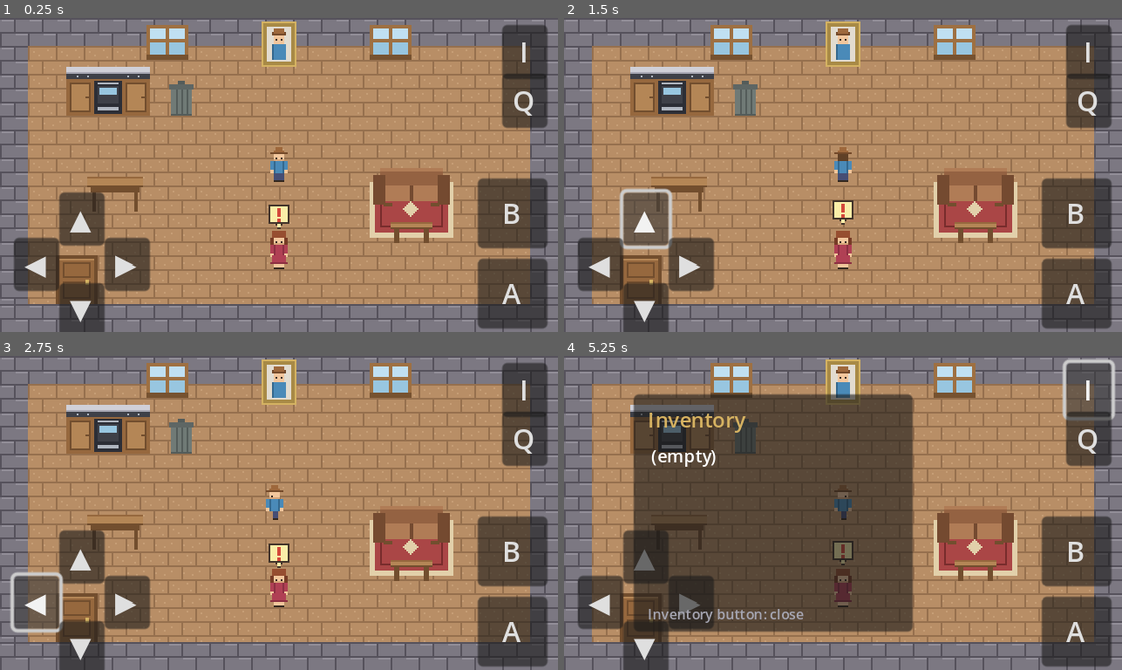
Above: before the commit, frames 1-4 (two rows, left to right).
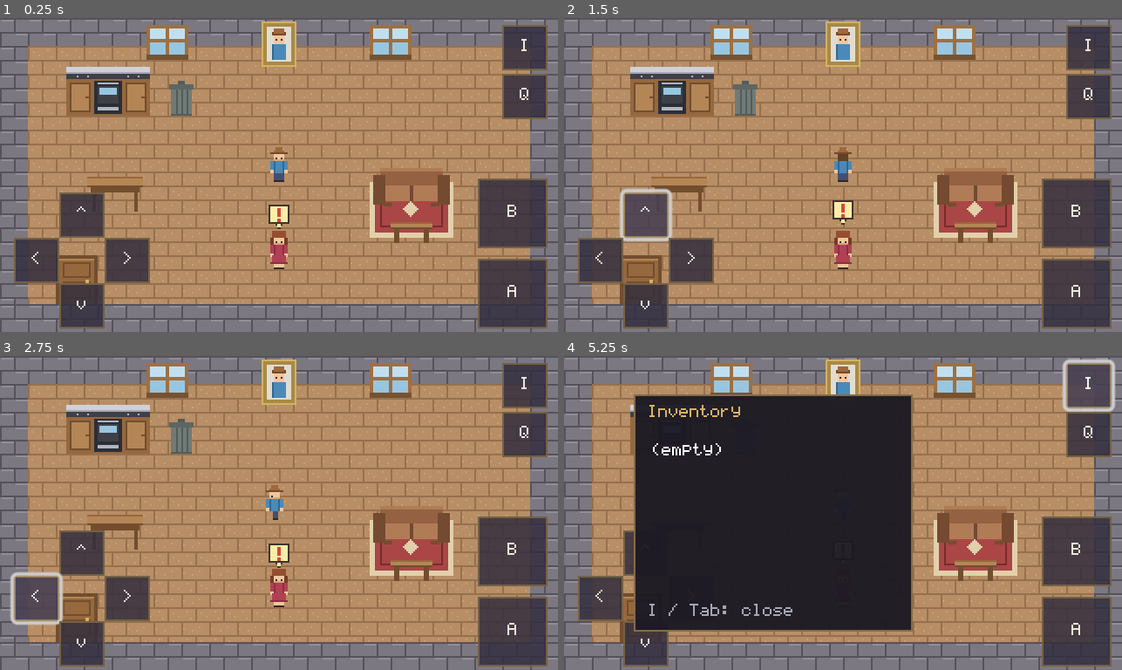
Above: after the commit, the same moments.

Repository: RoMi-Projects/story-game
Game: Godot game, scene res://scenes/House.tscn
Same seed, same stepped clock (60 frames per second), same inputs: the game is played once before the commit and once after it.
Inputs:
- Up to frame 1 (0.25 s): no input
- Up to frame 2 (1.5 s): click "▼" (after the commit: "v") at 0.5 s; click "▲" (after the commit: "^") at 1.25 s
- Up to frame 3 (2.75 s): click "◀" (after the commit: "<") at 2 s
- Up to frame 4 (5.25 s): click "▶" (after the commit: ">") at 2.75 s; click "A" at 3.5 s; click "B" at 4.25 s; click "I" at 5 s

The runs differ from the first frame. In frame 1, 3.4% of the frame differs, in the area x 2-99%, y 2-100%; in frame 2, 4.2%; in frame 3, 4.0%; in frame 4, 38%.

Commit message:
Merge changes through PR

Diff:
--- /dev/null
+++ b/assets/ui_theme.tres
@@ -0,0 +1,44 @@
+[gd_resource type="Theme" load_steps=7 format=3]
+
+[ext_resource type="FontFile" path="res://assets/font.fnt" id="1_font"]
+
+[sub_resource type="StyleBoxFlat" id="panel"]
+bg_color = Color(0.11, 0.1, 0.14, 0.96)
+border_width_left = 1
+border_width_top = 1
+border_width_right = 1
+border_width_bottom = 1
+border_color = Color(0.52, 0.42, 0.28, 1)
+
+[sub_resource type="StyleBoxFlat" id="button_normal"]
+bg_color = Color(0.2, 0.18, 0.24, 0.85)
+border_width_left = 1
+border_width_top = 1
+border_width_right = 1
+border_width_bottom = 1
+border_color = Color(0.45, 0.38, 0.27, 1)
+
+[sub_resource type="StyleBoxFlat" id="button_hover"]
+bg_color = Color(0.28, 0.25, 0.32, 0.9)
+border_width_left = 1
+border_width_top = 1
+border_width_right = 1
+border_width_bottom = 1
+border_color = Color(0.6, 0.5, 0.34, 1)
+
+[sub_resource type="StyleBoxFlat" id="button_pressed"]
+bg_color = Color(0.4, 0.32, 0.2, 0.95)
+border_width_left = 1
+border_width_top = 1
+border_width_right = 1
+border_width_bottom = 1
+border_color = Color(0.7, 0.58, 0.36, 1)
+
+[resource]
+default_font = ExtResource("1_font")
+default_font_size = 7
+Button/colors/font_color = Color(0.92, 0.9, 0.86, 1)
+Button/styles/hover = SubResource("button_hover")
+Button/styles/normal = SubResource("button_normal")
+Button/styles/pressed = SubResource("button_pressed")
+Panel/styles/panel = SubResource("panel")
--- a/project.godot
+++ b/project.godot
@@ -26,6 +26,10 @@
 window/size/window_height_override=720
 window/stretch/mode="canvas_items"
 window/stretch/aspect="keep"
+
+[gui]
+
+theme/custom="res://assets/ui_theme.tres"
 
 [input]
 
--- a/scenes/DialogueBox.tscn
+++ b/scenes/DialogueBox.tscn
@@ -27,7 +27,6 @@
 offset_right = 256.0
 offset_bottom = 22.0
 theme_override_colors/font_color = Color(0.84, 0.26, 0.21, 1)
-theme_override_font_sizes/font_size = 11
 text = "Desi"
 
 [node name="MessageLabel" type="Label" parent="Panel"]
@@ -36,6 +35,5 @@
 offset_top = 22.0
 offset_right = 256.0
 offset_bottom = 54.0
-theme_override_font_sizes/font_size = 9
 text = "..."
 autowrap_mode = 3
--- a/scenes/InventoryPanel.tscn
+++ b/scenes/InventoryPanel.tscn
@@ -18,7 +18,6 @@
 offset_right = 152.0
 offset_bottom = 24.0
 theme_override_colors/font_color = Color(0.84, 0.7, 0.38, 1)
-theme_override_font_sizes/font_size = 12
 text = "Inventory"
 
 [node name="Items" type="VBoxContainer" parent="Panel"]
@@ -35,5 +34,4 @@
 offset_right = 152.0
 offset_bottom = 132.0
 theme_override_colors/font_color = Color(0.65, 0.65, 0.7, 1)
-theme_override_font_sizes/font_size = 8
-text = "Inventory button: close"
+text = "I / Tab: close"
--- a/scenes/ItemPopup.tscn
+++ b/scenes/ItemPopup.tscn
@@ -6,38 +6,42 @@
 script = ExtResource("1")
 
 [node name="Panel" type="Panel" parent="."]
-offset_left = 84.0
+offset_left = 72.0
 offset_top = 32.0
-offset_right = 236.0
+offset_right = 248.0
 offset_bottom = 150.0
 
 [node name="Image" type="TextureRect" parent="Panel"]
 layout_mode = 1
-offset_left = 52.0
-offset_top = 8.0
-offset_right = 100.0
-offset_bottom = 56.0
+offset_left = 64.0
+offset_top = 6.0
+offset_right = 112.0
+offset_bottom = 48.0
 expand_mode = 1
 stretch_mode = 5
 
 [node name="NameLabel" type="Label" parent="Panel"]
 layout_mode = 1
 offset_left = 6.0
-offset_top = 58.0
-offset_right = 146.0
-offset_bottom = 74.0
+offset_top = 50.0
+offset_right = 170.0
+offset_bottom = 64.0
 theme_override_colors/font_color = Color(0.84, 0.7, 0.38, 1)
-theme_override_font_sizes/font_size = 11
 text = "Item"
 horizontal_alignment = 1
 
-[node name="DescriptionLabel" type="Label" parent="Panel"]
+[node name="DescriptionScroll" type="ScrollContainer" parent="Panel"]
 layout_mode = 1
 offset_left = 8.0
-offset_top = 76.0
-offset_right = 144.0
+offset_top = 66.0
+offset_right = 168.0
 offset_bottom = 104.0
-theme_override_font_sizes/font_size = 9
+horizontal_scroll_mode = 0
+vertical_scroll_mode = 1
+
+[node name="DescriptionLabel" type="Label" parent="Panel/DescriptionScroll"]
+layout_mode = 2
+size_flags_horizontal = 3
 text = "..."
 horizontal_alignment = 1
 autowrap_mode = 3
@@ -45,10 +49,9 @@
 [node name="HintLabel" type="Label" parent="Panel"]
 layout_mode = 1
 offset_left = 6.0
-offset_top = 104.0
-offset_right = 146.0
+offset_top = 105.0
+offset_right = 170.0
 offset_bottom = 116.0
 theme_override_colors/font_color = Color(0.65, 0.65, 0.7, 1)
-theme_override_font_sizes/font_size = 7
-text = "Action: close    Pickup: take"
+text = "A: close   B: take"
 horizontal_alignment = 1
--- a/scenes/QuestLog.tscn
+++ b/scenes/QuestLog.tscn
@@ -18,7 +18,6 @@
 offset_right = 184.0
 offset_bottom = 24.0
 theme_override_colors/font_color = Color(0.84, 0.7, 0.38, 1)
-theme_override_font_sizes/font_size = 12
 text = "Quests"
 
 [node name="Entries" type="VBoxContainer" parent="Panel"]
@@ -35,5 +34,4 @@
 offset_right = 184.0
 offset_bottom = 120.0
 theme_override_colors/font_color = Color(0.65, 0.65, 0.7, 1)
-theme_override_font_sizes/font_size = 8
-text = "Quest button: close"
+text = "J / Q: close"
--- a/scenes/TouchControls.tscn
+++ b/scenes/TouchControls.tscn
@@ -19,7 +19,7 @@
 offset_top = 100.0
 offset_right = 60.0
 offset_bottom = 126.0
-text = "▲"
+text = "^"
 
 [node name="Left" type="Button" parent="DPad"]
 layout_mode = 1
@@ -27,7 +27,7 @@
 offset_top = 126.0
 offset_right = 34.0
 offset_bottom = 152.0
-text = "◀"
+text = "<"
 
 [node name="Right" type="Button" parent="DPad"]
 layout_mode = 1
@@ -35,7 +35,7 @@
 offset_top = 126.0
 offset_right = 86.0
 offset_bottom = 152.0
-text = "▶"
+text = ">"
 
 [node name="Down" type="Button" parent="DPad"]
 layout_mode = 1
@@ -43,7 +43,7 @@
 offset_top = 152.0
 offset_right = 60.0
 offset_bottom = 178.0
-text = "▼"
+text = "v"
 
 [node name="Action" type="Button" parent="DPad"]
 layout_mode = 1
--- a/scripts/inventory_panel.gd
+++ b/scripts/inventory_panel.gd
@@ -63,5 +63,4 @@
 func _entry_label(text: String) -> Label:
 	var label := Label.new()
 	label.text = text
-	label.add_theme_font_size_override("font_size", 10)
 	return label
--- a/scripts/item_popup.gd
+++ b/scripts/item_popup.gd
@@ -5,7 +5,7 @@
 @onready var _panel: Panel = $Panel
 @onready var _image: TextureRect = $Panel/Image
 @onready var _name_label: Label = $Panel/NameLabel
-@onready var _description_label: Label = $Panel/DescriptionLabel
+@onready var _description_label: Label = $Panel/DescriptionScroll/DescriptionLabel
 
 
 func _ready() -> void:
--- a/scripts/quest_log.gd
+++ b/scripts/quest_log.gd
@@ -32,19 +32,18 @@
 	for entry in _entries.get_children():
 		entry.queue_free()
 	if QuestManager.state == QuestManager.State.NOT_STARTED:
-		_entries.add_child(_line("(no active quests)", 10, Color.WHITE))
+		_entries.add_child(_line("(no active quests)", Color.WHITE))
 		return
-	_entries.add_child(_line(QuestManager.TITLE, 11, Color(0.84, 0.7, 0.38, 1)))
+	_entries.add_child(_line(QuestManager.TITLE, Color(0.84, 0.7, 0.38, 1)))
 	if QuestManager.is_completed():
-		_entries.add_child(_line("Completed!", 9, Color(0.55, 0.8, 0.55, 1)))
+		_entries.add_child(_line("Completed!", Color(0.55, 0.8, 0.55, 1)))
 	else:
-		_entries.add_child(_line(QuestManager.objective_text(), 9, Color.WHITE))
+		_entries.add_child(_line(QuestManager.objective_text(), Color.WHITE))
 
 
-func _line(text: String, size: int, color: Color) -> Label:
+func _line(text: String, color: Color) -> Label:
 	var label := Label.new()
 	label.text = text
-	label.add_theme_font_size_override("font_size", size)
 	label.add_theme_color_override("font_color", color)
 	label.autowrap_mode = TextServer.AUTOWRAP_WORD_SMART
 	label.custom_minimum_size = Vector2(180, 0)
Not shown, added: assets/font.fnt
Not shown, added: assets/font.fnt.import
Binary file added: assets/font.png
Not shown, added: assets/font.png.import
Not shown, added: tests/font_test.gd.uid
Not shown, changed: tools/generate_assets.py
Not shown, added: tools/pixel_font.py
